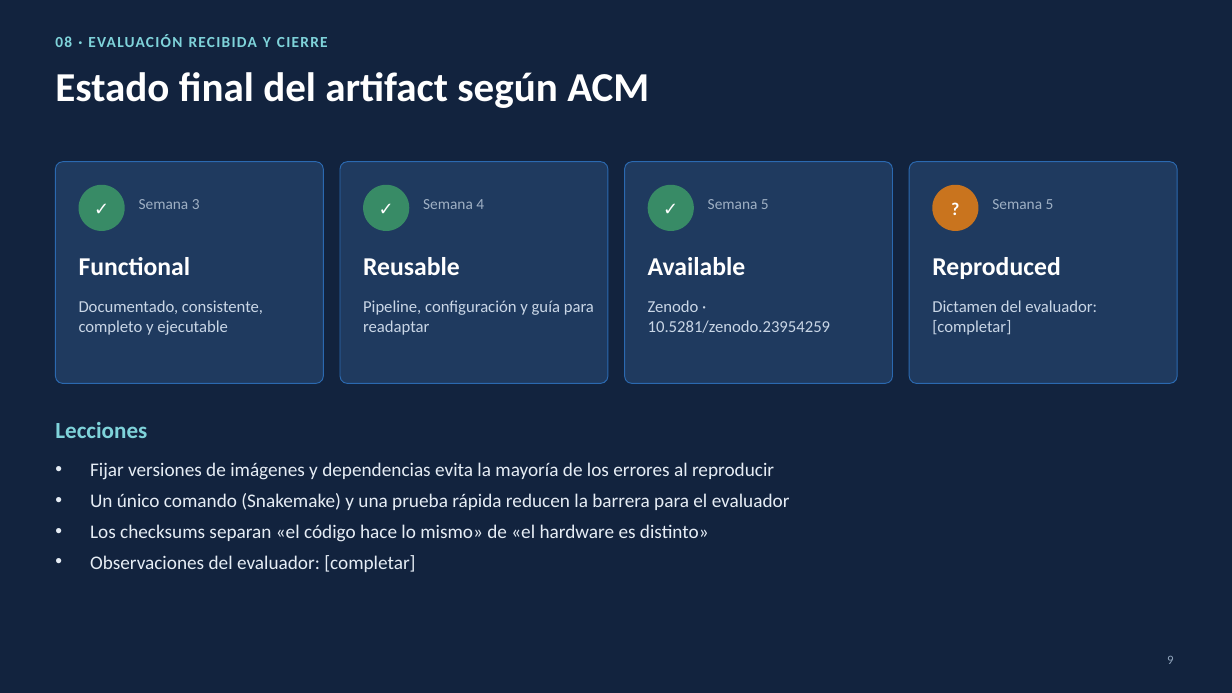
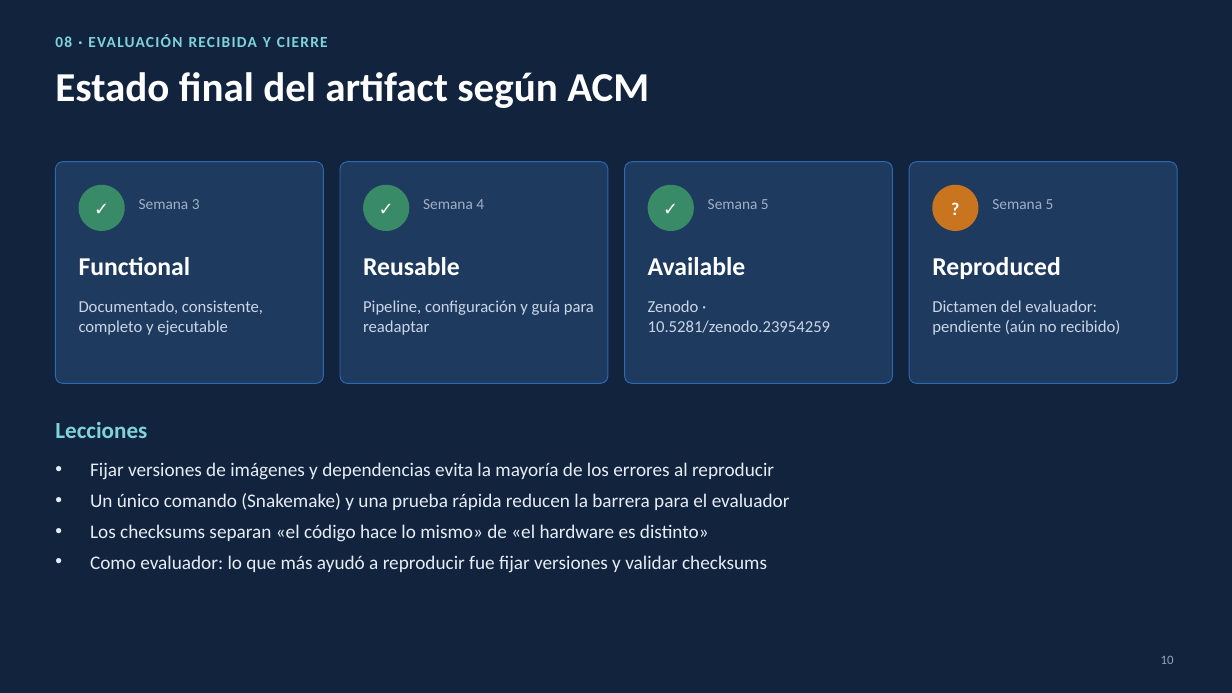
Before and after one commit to Pmiqueles-usach/Modulo2-Inv-experimental, a slide deck: slide 10 of docs/presentaciones/Presentacion_Semana_5_Publicacion_y_Evaluacion_Cruzada.pptx (slide 9 before the commit). Drawn at 1232x693 pixels with LibreOffice and Linux fonts; fonts in the diff are those of the drawing. Boxes give left, top, right and bottom in pixels: in the first picture for what was removed or moved away, otherwise in the second. Text is boxed around its words. In the diff, an @@ line names an element or a change of style, - is before the commit and + after.

Commit message:
docs(semana-5): evaluación cruzada de 4 artifacts y presentación final completa
- Reproducción completa (Docker/Podman + Snakemake) de los artifacts de
  Fuertes, Fornes, Pirez y Valenzuela descargados desde Zenodo.
- Evaluaciones por compañero con dictamen ACM, resumen y hallazgos
  transversales en docs/evaluacion-cruzada/.
- scripts/comparar_evaluacion.py: análisis uniforme publicado vs reproducido.
- Presentación semana 5: láminas de evaluación realizada y comparación.
- README §7.4–7.5 actualizado.

```diff
--- a/docs/presentaciones/Presentacion_Semana_5_Publicacion_y_Evaluacion_Cruzada.pptx
+++ b/docs/presentaciones/Presentacion_Semana_5_Publicacion_y_Evaluacion_Cruzada.pptx
@@ text at <box>932,300,1120,335</box>: text changed @@
-Dictamen del evaluador: [completar]
+Dictamen del evaluador: pendiente (aún no recibido)
@@ text at <box>90,555,767,573</box>: text changed @@
-• Observaciones del evaluador: [completar]
+• Como evaluador: lo que más ayudó a reproducir fue fijar versiones y validar checksums
@@ page number at <box>1161,656,1174,664</box>: text changed @@
-9
+10
```
Also in this commit, not shown: 1 other slide changed, 1 slide added, 11 other files.
